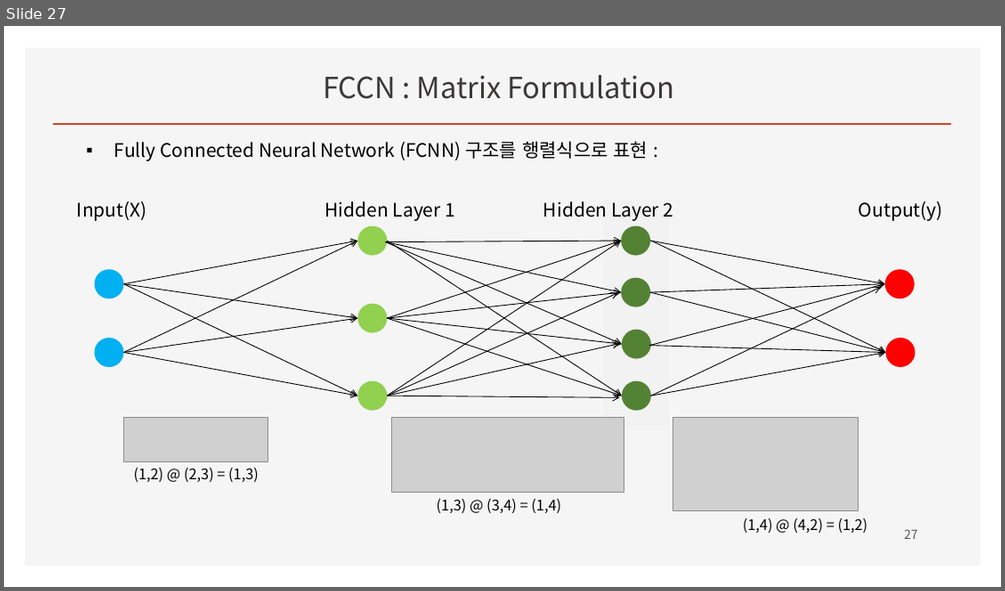
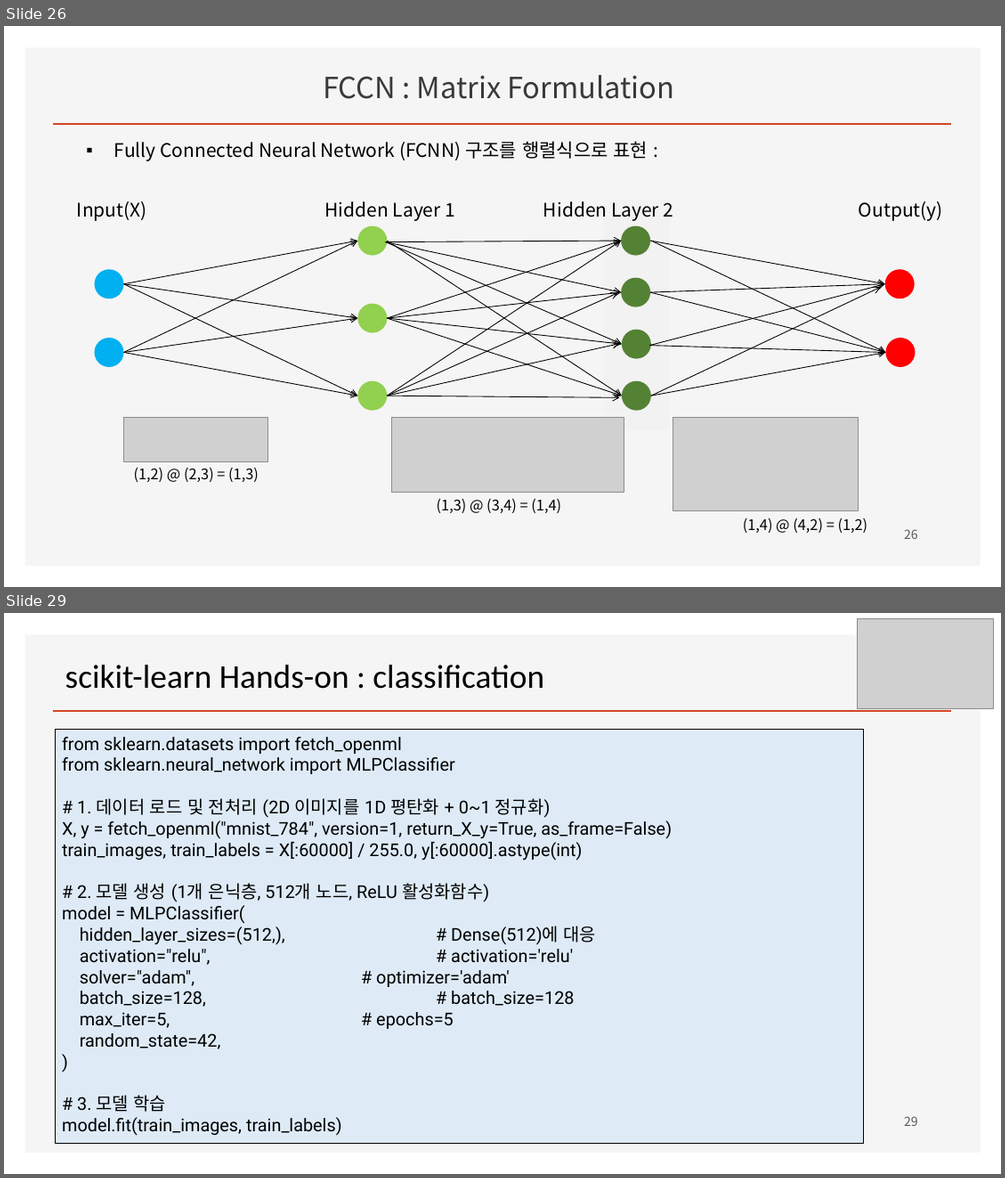
Before and after one commit to ancestor9/2026_Fall_Deep-Learning-with-Python, a slide deck: Chapter 01 What is deep learning.pptx. Shown one above the other, each under a label of ours: slide 27 before the commit, slides 26 and 29 after it; the slides between them are not shown. The pictures are 1005x591 and 1005x1178 pixels, drawn with LibreOffice and Linux fonts; fonts in the diff are those of the drawing; grey boxes stand for pictures; background and template pictures are left out. Boxes give left, top, right and bottom in pixels: in the first picture for what was removed or moved away, otherwise in the second. Text is boxed around its words. In the diff, an @@ line names an element or a change of style, - is before the commit and + after.

```diff
--- a/Chapter 01 What is deep learning.pptx
+++ b/Chapter 01 What is deep learning.pptx
@@ slide 29 added at [4, 613, 1001, 1174], background #FFFFFF; not listed: 2 template elements that a slide beside it also shows @@
@@ picture added at [858, 619, 994, 709] @@
@@ text added at [65, 665, 544, 689], 32 pt, text #000000 @@
+scikit-learn Hands-on : classification
@@ rectangle added at [55, 729, 864, 1143], fill #DEEBF7, outline #000000 0.5 pt, 17 pt, text #000000 @@
+from sklearn.datasets import fetch_openml
+from sklearn.neural_network import MLPClassifier
+# 1. 데이터 로드 및 전처리 (2D 이미지를 1D 평탄화 + 0~1 정규화)
+X, y = fetch_openml("mnist_784", version=1, return_X_y=True, as_frame=False)
+train_images, train_labels = X[:60000] / 255.0, y[:60000].astype(int)
+# 2. 모델 생성 (1개 은닉층, 512개 노드, ReLU 활성화함수)
+model = MLPClassifier(
+hidden_layer_sizes=(512,), # Dense(512)에 대응
+activation="relu", # activation='relu'
+solver="adam", # optimizer='adam'
+batch_size=128, # batch_size=128
+max_iter=5, # epochs=5
+random_state=42,
+)
+# 3. 모델 학습
+model.fit(train_images, train_labels)
@@ page number added at [904, 1116, 918, 1126], 12 pt, text #595959 @@
+29
@@ what was slide 27 is now slide 26 @@
@@ page number at [904, 529, 918, 539]: text changed @@
-27
+26
```
Also in this commit, not shown: 4 slides changed, 1 other slide added.
